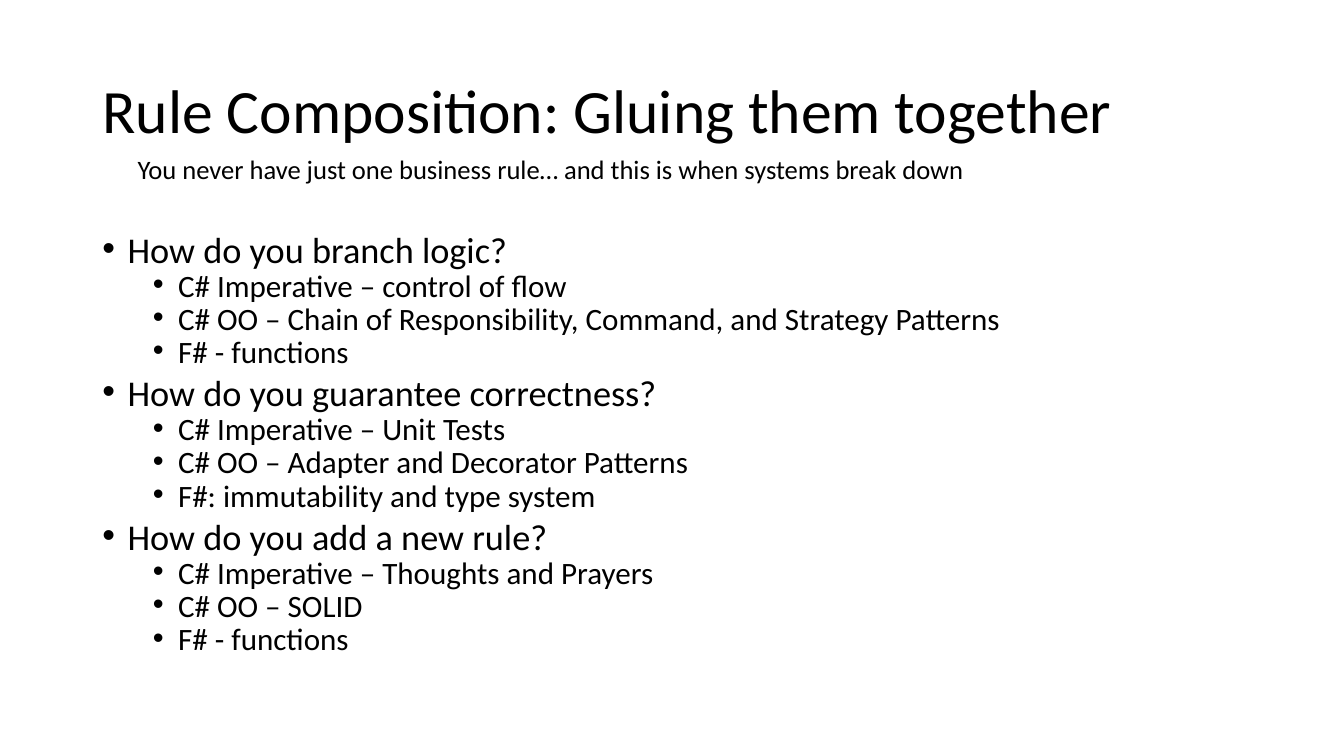
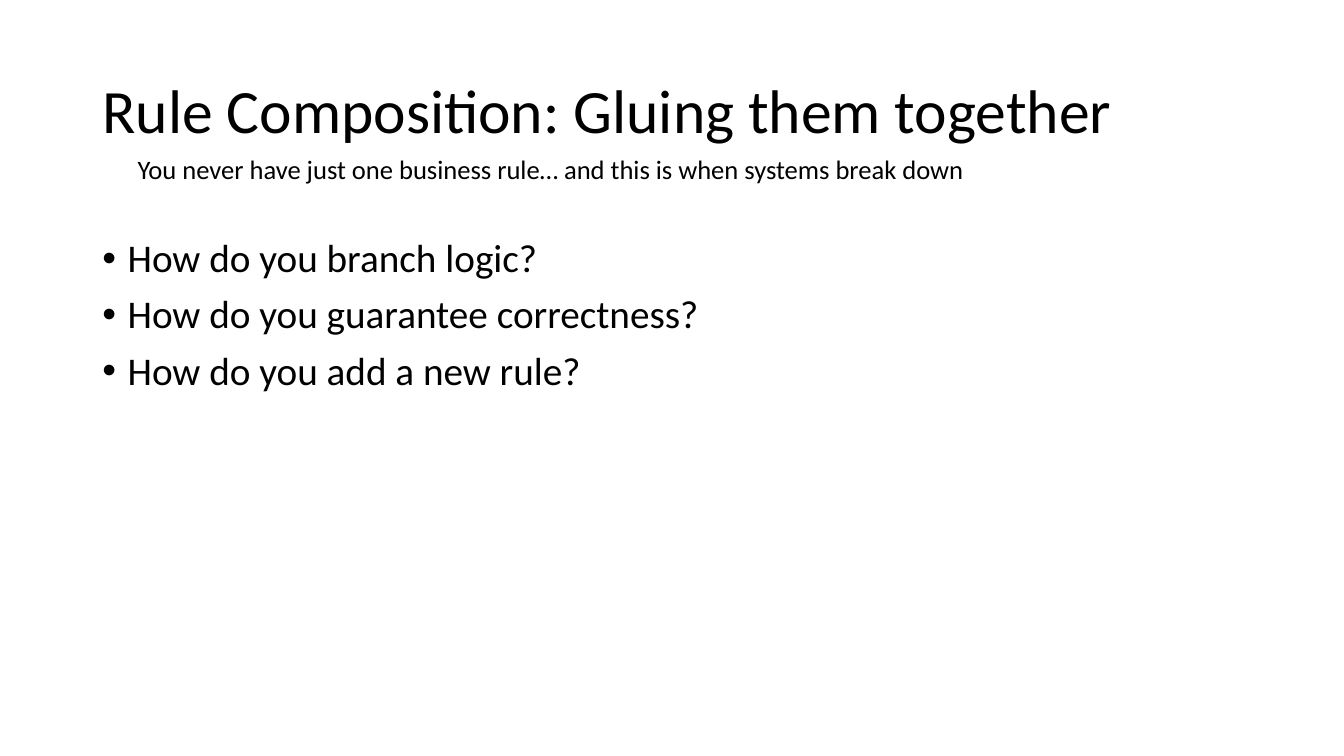
Before and after one commit to jamessdixon/chickensoftware-businessrules, a slide deck: slide 21 of Business Rules.pptx. Drawn at 1344x756 pixels with LibreOffice and Linux fonts; fonts in the diff are those of the drawing. Boxes give left, top, right and bottom in pixels: in the first picture for what was removed or moved away, otherwise in the second. Text is boxed around its words. In the diff, an @@ line names an element or a change of style, - is before the commit and + after.

```diff
--- a/Business Rules.pptx
+++ b/Business Rules.pptx
@@ text "How do you branch logic?" at <box>128,244,699,392</box>: size 25.9 to 28 pt; line spacing 0.7 to 0.9 @@
@@ text at <box>178,275,1000,364</box>: paragraphs removed @@
-  • C# Imperative – control of flow
-  • C# OO – Chain of Responsibility, Command, and Strategy Patterns
-  • F# - functions
@@ text at <box>178,418,688,512</box>: paragraphs removed @@
-  • C# Imperative – Unit Tests
-  • C# OO – Adapter and Decorator Patterns
-  • F#: immutability and type system
@@ text at <box>178,562,653,651</box>: paragraphs removed @@
-  • C# Imperative – Thoughts and Prayers
-  • C# OO – SOLID
-  • F# - functions
```
Also in this commit, not shown: 6 other slides changed, 2 slides added.
